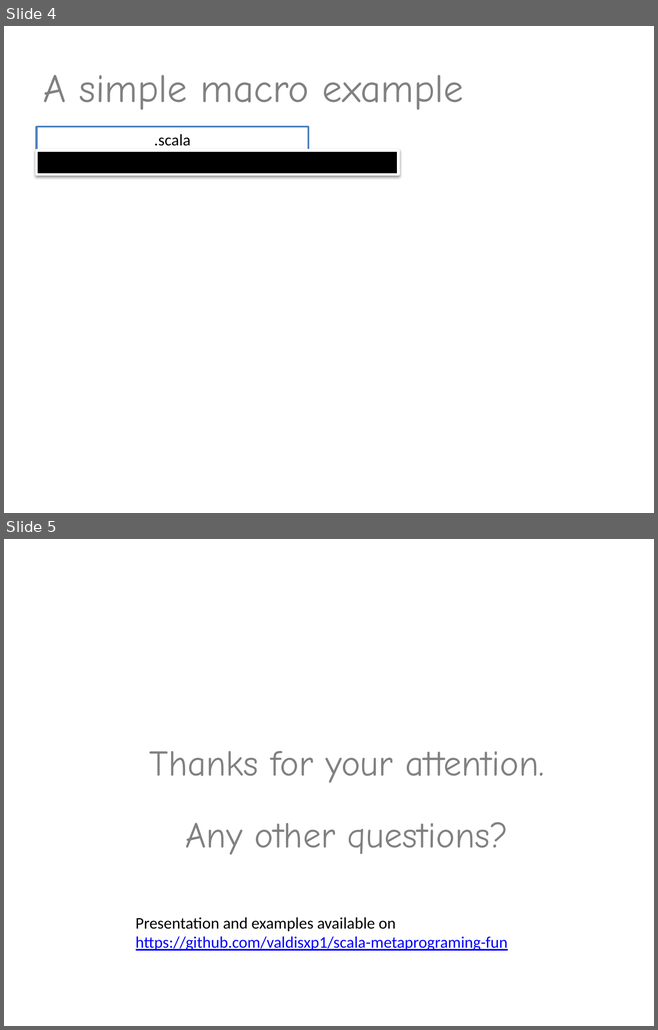
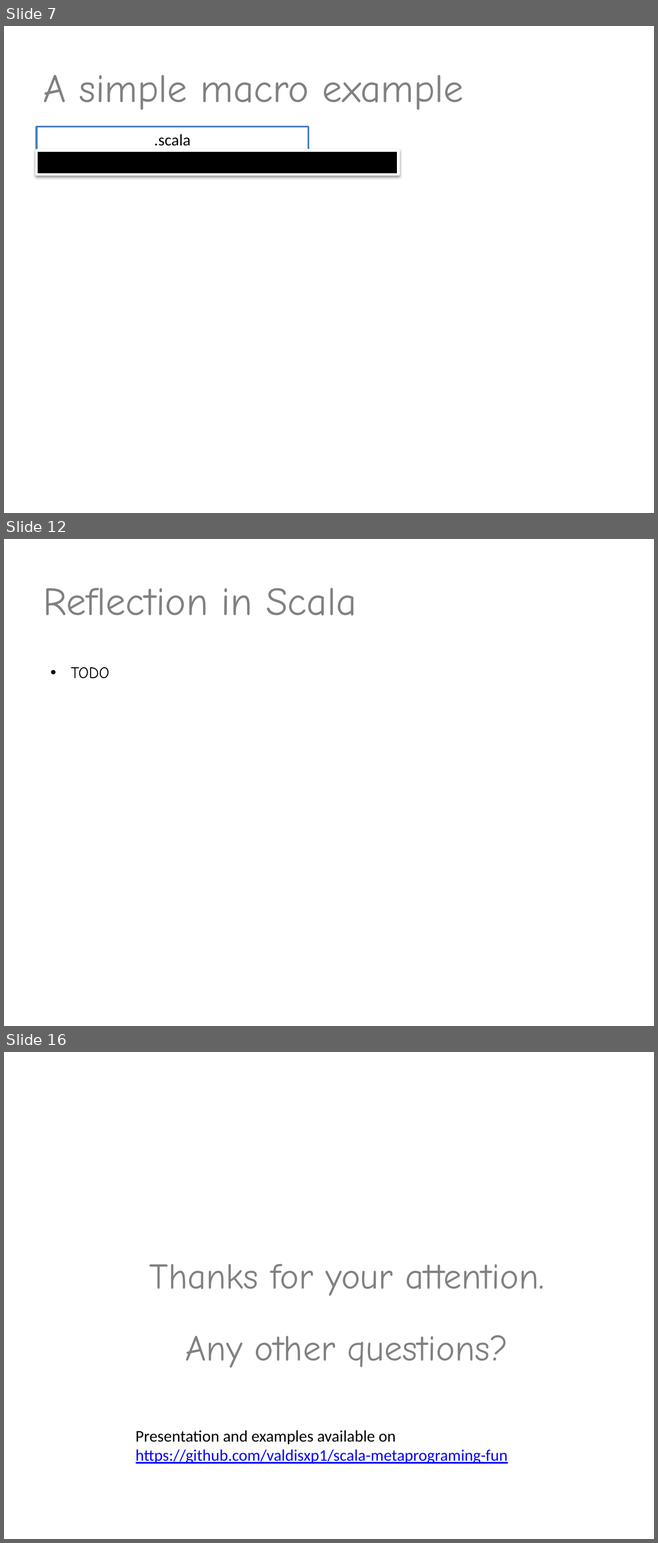
Before and after one commit to valdisxp1/scala-metaprograming-fun, a slide deck: Scala_metaprogramming.pptx. Shown one above the other, each under a label of ours: slides 4 and 5 before the commit, slides 7, 12 and 16 after it; the slides between them are not shown. The pictures are 658x1030 and 658x1543 pixels, drawn with LibreOffice and Linux fonts; fonts in the diff are those of the drawing. Boxes give left, top, right and bottom in pixels: in the first picture for what was removed or moved away, otherwise in the second. Text is boxed around its words. In the diff, an @@ line names an element or a change of style, - is before the commit and + after.

```diff
--- a/Scala_metaprogramming.pptx
+++ b/Scala_metaprogramming.pptx
@@ slide 12 added at <box>4,539,654,1026</box>, background #FFFFFF @@
@@ title added at <box>43,588,356,616</box>, 44 pt, text #808080 @@
+Reflection in Scala
@@ text added at <box>71,667,110,679</box>, 18 pt, text #000000 @@
+• TODO
@@ what was slide 4 is now slide 7 @@
@@ what was slide 5 is now slide 16 @@
```
Also in this commit, not shown: 10 other slides added.
